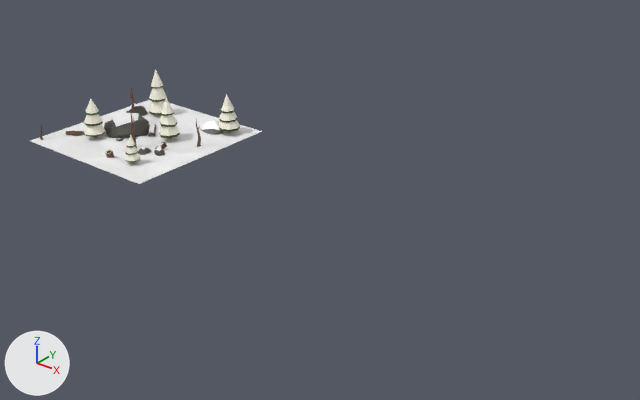
One commit to the Blender file features/ForestChunk/ForestChunkOptimized.blend: the scene before it, then after it.
Before and after are seen from a 50 mm camera at (32.1, -26.5, 20.2) aimed at (10.5, 0.4, 3.5). Lighting does not change. The marker at lower left points along +X, +Y and +Z.

The first picture shows 'Rock6.001'.
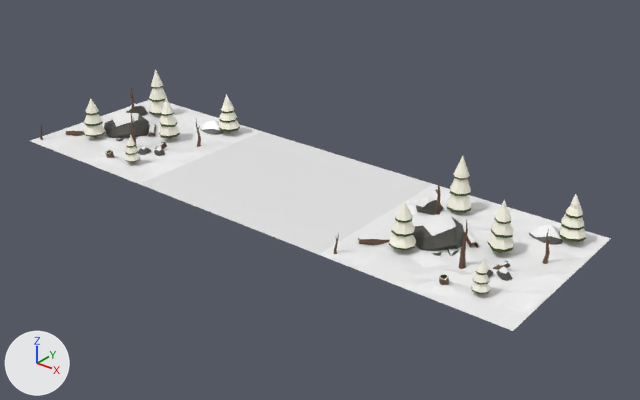
Edits to the bpy script that builds the scene:
```text
Add me_plane:
    me_plane.from_pydata([(-1.0, -1.0, 0.0), (1.5, -1.0, 0.0), (-1.0, 1.0, 0.0), (1.5, 1.0, 0.0)], [], [(0, 1, 3, 2)])
Add ob_rock6_002:
    ob_rock6_002 = bpy.data.objects.new('Rock6.002', me_icosphere_013.copy())  # the mesh of ob_rock6_001
    ob_rock6_002.location = (17.45, -1.21, 3.98)
Add ob_plane:
    ob_plane = bpy.data.objects.new('Plane', me_plane)
    ob_plane.location = (8.0, 0.0, 4.0)
    ob_plane.scale = (4.0, 4.0, 4.0)
```

Changed parts and their boxes [x1, y1, x2, y2] in the pictures (640 x 400 px):
'Rock6.002', added
    after: [319, 156, 611, 331]
    faces in mat_snow (white #f3f3f3): [319, 184, 611, 331]
    faces in mat_treesnow (white #fffceb): [389, 156, 586, 293]
    faces in mat_rock (dark grey #4a4944): [413, 200, 563, 281]
    faces in mat_treetrunkdead (brown #654836): [334, 181, 552, 285]
    faces in mat_treeleaves (dark green #4c592d): [389, 175, 586, 294]
'Plane', added
    after: [140, 131, 433, 255]
